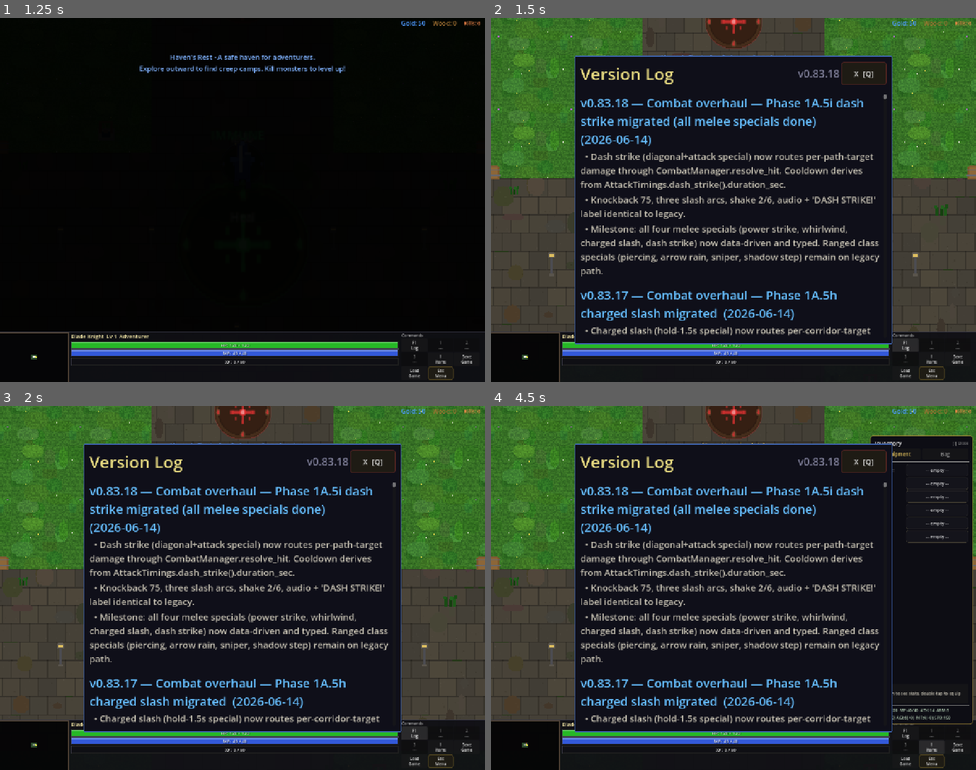
Above: before the commit, frames 1-4 (two rows, left to right).
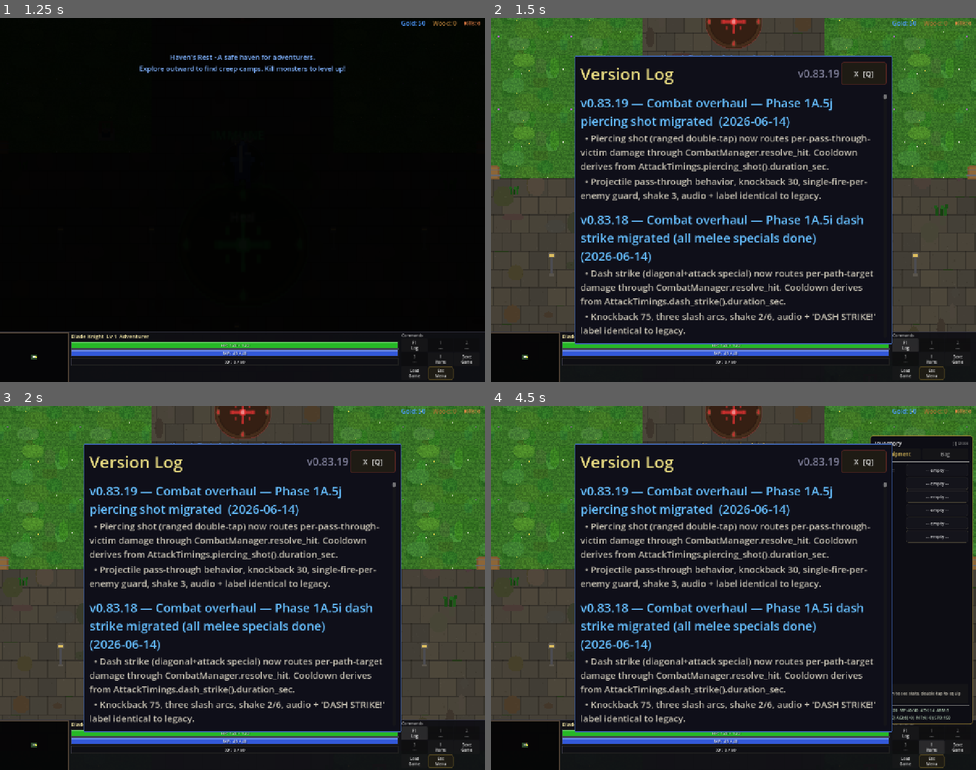
Above: after the commit, the same moments.

Repository: slxny/legends-open-rpg
Game: Godot game, scene res://scenes/main.tscn
Same seed, same stepped clock (60 frames per second), same inputs: the game is played once before the commit and once after it.
Inputs (mouse positions are in pixels of both pictures, inside the frame that each line leads up to):
- Up to frame 1 (1.25 s): tap Enter at 0.5 s; move the mouse to (218, 272) at 0.52 s; hold W (move_up) from 0.53 s (still down); hold Space (attack) from 0.53 s (still down); click (218, 272) at 0.67 s
- Up to frame 2 (1.5 s): release W (move_up) at 1.25 s; release Space (attack) at 1.25 s; click "F1 Log" at 1.25 s
- Up to frame 3 (2 s): no input
- Up to frame 4 (4.5 s): click "1 ---" at 2 s; click "2 ---" at 2.75 s; click "3 ---" at 3.5 s; click "I Items" at 4.25 s

Frame 1 is identical in both runs. In frame 2, 13% of the frame differs, in the area x 18-80%, y 14-88%; in frame 3, 13%; in frame 4, 13%.

Commit message:
v0.83.19: Combat overhaul — Phase 1A.5j piercing shot migrated
Per-pass-through-victim damage routes through CombatManager.resolve_hit.
Cooldown derives from AttackTimings.piercing_shot().duration_sec.

Projectile pass-through, knockback 30, hit_enemies guard, shake 3,
audio + label identical to legacy.

Headless: smoke 51/51 PASS, parse clean.

Co-Authored-By: Claude Opus 4.7 (1M context) <noreply@anthropic.com>

Diff:
--- a/scenes/player/player.gd
+++ b/scenes/player/player.gd
@@ -1798,8 +1798,10 @@
 
 func _execute_piercing_shot(attack_dir: Vector2) -> void:
 	# Double-tap: Piercing arrow that passes through all enemies in a line. 1.2x damage.
+	# Phase 1A.5j.
 	_is_attack_animating = true
-	_attack_cooldown = 0.6 / stats.attack_speed
+	var psh_timing = AttackTimingsCls.piercing_shot()
+	_attack_cooldown = psh_timing.duration_sec / max(0.1, stats.attack_speed)
 	var dir = attack_dir
 	var base_pos = sprite.position
 	var dmg_mult := 1.2
@@ -1856,10 +1858,16 @@
 		projectile.body_entered.connect(func(body: Node2D):
 			if body.is_in_group("enemies") and body.has_method("take_damage") and body not in hit_enemies:
 				hit_enemies.append(body)
-				var result = CombatManager.calculate_damage(stats.get_stats_dict(), body.get_stats_dict(), dmg_mult)
-				body.take_damage(result["damage"], result["is_crit"])
-				body.apply_knockback(dir, 30.0)
-				_spawn_impact_vfx(body.global_position, result["is_crit"])
+				var event = HitEventCls.new()
+				event.attacker = self
+				event.victim = body
+				event.direction = dir
+				event.attack_id = &"piercing_shot"
+				event.ability_multiplier = dmg_mult
+				var _result = CombatManager.resolve_hit(event, stats.get_stats_dict(), body.get_stats_dict(), true)
+				if is_instance_valid(body):
+					body.apply_knockback(dir, 30.0)
+					_spawn_impact_vfx(body.global_position, _result.was_crit)
 				_do_screen_shake(3.0)
 		)
 		AudioManager.play_sfx("power_strike")
--- a/scenes/ui/changelog_dialog.gd
+++ b/scenes/ui/changelog_dialog.gd
@@ -9,9 +9,18 @@
 var _is_visible: bool = false
 var _is_mobile: bool = false
 
-const GAME_VERSION := "v0.83.18"
+const GAME_VERSION := "v0.83.19"
 
 const CHANGELOG: Array[Dictionary] = [
+	{
+		"version": "v0.83.19",
+		"title": "Combat overhaul — Phase 1A.5j piercing shot migrated",
+		"date": "2026-06-14",
+		"entries": [
+			"Piercing shot (ranged double-tap) now routes per-pass-through-victim damage through CombatManager.resolve_hit. Cooldown derives from AttackTimings.piercing_shot().duration_sec.",
+			"Projectile pass-through behavior, knockback 30, single-fire-per-enemy guard, shake 3, audio + label identical to legacy.",
+		]
+	},
 	{
 		"version": "v0.83.18",
 		"title": "Combat overhaul — Phase 1A.5i dash strike migrated (all melee specials done)",
